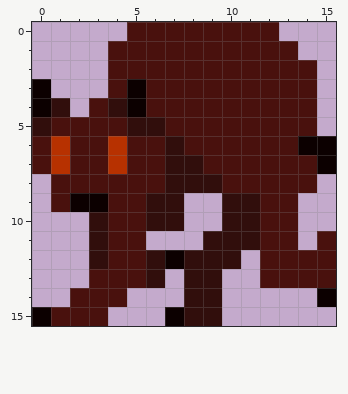
Pixel-art sprite, stored at Assets/Game/SpritesAndFonts/monsters_real_1.png. Above is the file before it was changed.
The file is 16x16 pixels.
The result:
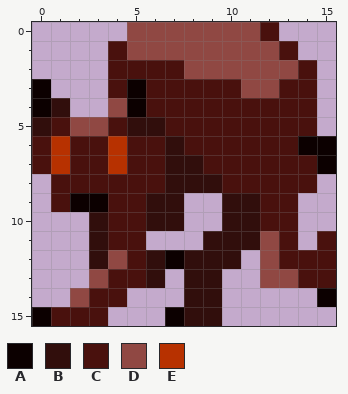
Palette (. is transparent): A #0c0000  B #310e0c  C #49110d  D #904843  E #b73100
From old to new:
The author changed colour B to colour D in row 4 at x 4.
The author changed colour C to colour D in row 0 at x 5 to 11; in row 1 at x 5 to 12; in row 2 at x 8 to 13; in row 3 at x 11 to 12; in row 5 at x 2 to 3; in row 11 at x 12.
The author changed colour C to colour D in row 12 at x 4 and 12; in row 13 at x 3 and 12 to 13; in row 14 at x 2.
The edit erases colour C in row 4 at x 3.
